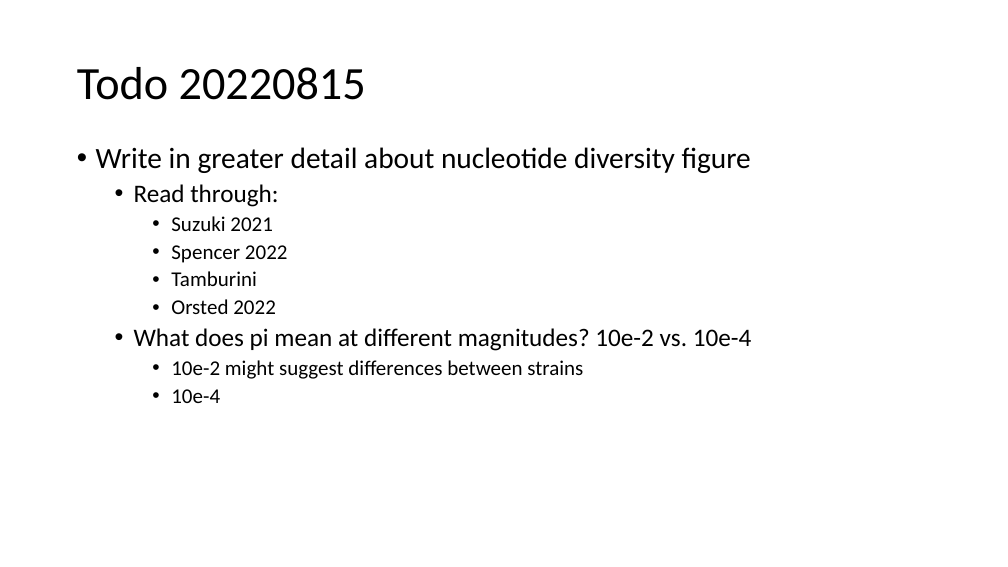
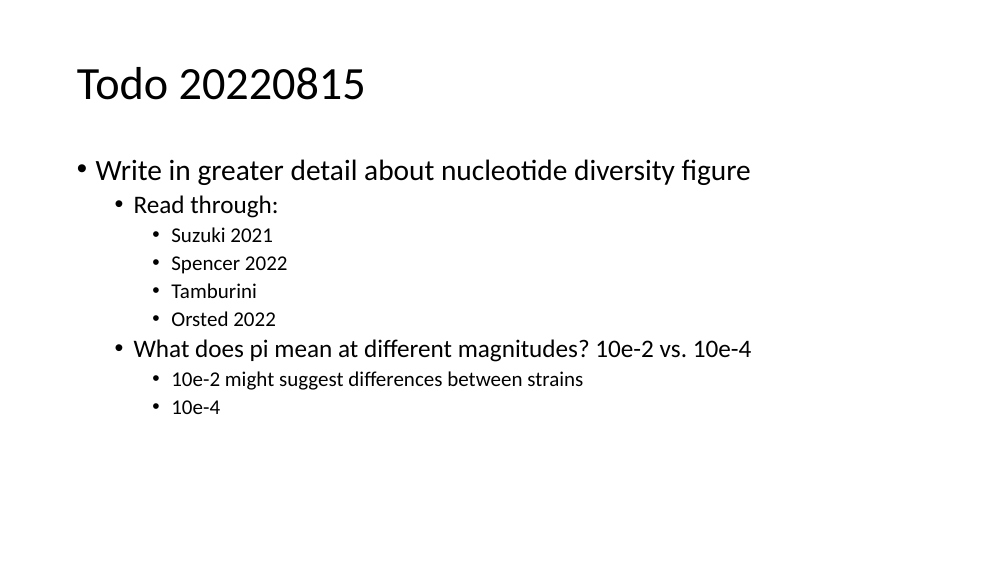
Before and after one commit to jon-mah/demo_for_ccgb, a slide deck: slide 12 of Summary/20220822_microbiome_demographic_slides.pptx (slide 17 before the commit). Drawn at 1008x567 pixels with LibreOffice and Linux fonts; fonts in the diff are those of the drawing. Boxes give left, top, right and bottom in pixels: in the first picture for what was removed or moved away, otherwise in the second. Text is boxed around its words. In the diff, an @@ line names an element or a change of style, - is before the commit and + after.

```diff
--- a/Summary/20220822_microbiome_demographic_slides.pptx
+++ b/Summary/20220822_microbiome_demographic_slides.pptx
@@ text "Write in greater detail about ...": place and size @@
-text "Write in greater detail about ..." at (96, 147, 752, 403)
+text "Write in greater detail about ..." at (96, 159, 752, 414)
```
Also in this commit, not shown: 4 other slides changed, 2 slides added, 7 slides removed, 4 other files.
